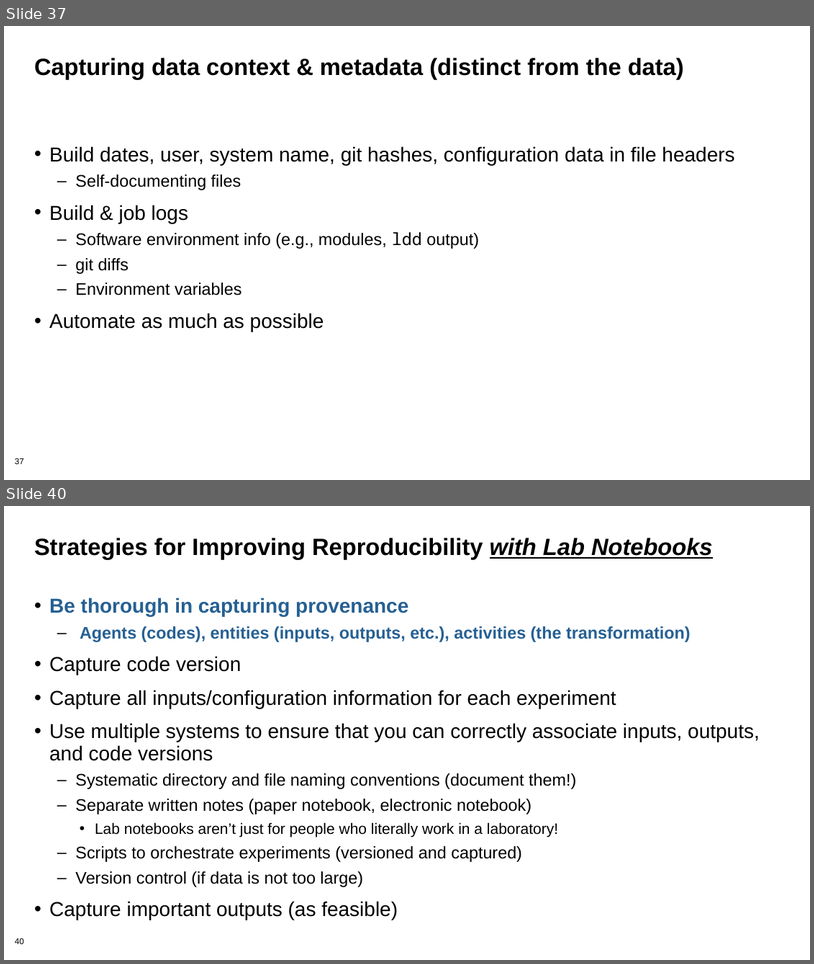
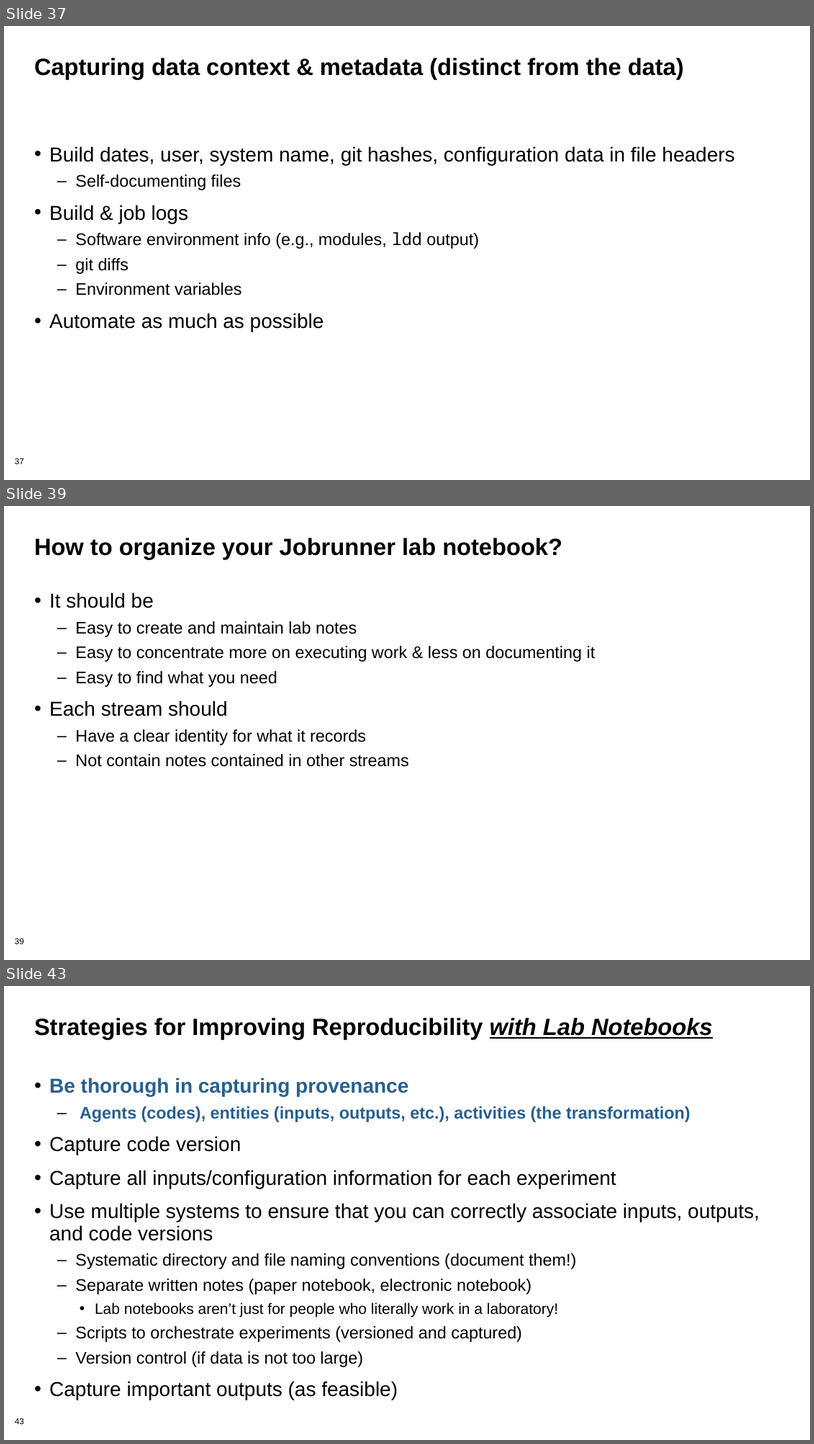
Before and after one commit to bssw-tutorial/presentations, a slide deck: repro-notebooks.pptx. Shown one above the other, each under a label of ours: slides 37 and 40 before the commit, slides 37, 39 and 43 after it; the slides between them are not shown. The pictures are 814x964 and 814x1444 pixels, drawn with LibreOffice and Linux fonts; fonts in the diff are those of the drawing. Boxes give left, top, right and bottom in pixels: in the first picture for what was removed or moved away, otherwise in the second. Text is boxed around its words. In the diff, an @@ line names an element or a change of style, - is before the commit and + after.

```diff
--- a/repro-notebooks.pptx
+++ b/repro-notebooks.pptx
@@ slide 39 added at box(4, 506, 810, 960), background #FFFFFF; not listed: 1 template element that a slide beside it also shows @@
@@ title added at box(34, 538, 563, 559), 28 pt, text #000000, bold @@
+How to organize your Jobrunner lab notebook?
@@ text added at box(49, 592, 596, 767), 20 pt, text #000000 @@
+• It should be
+  – Easy to create and maintain lab notes
+  – Easy to concentrate more on executing work & less on documenting it
+  – Easy to find what you need
+• Each stream should
+  – Have a clear identity for what it records
+  – Not contain notes contained in other streams
@@ what was slide 40 is now slide 43 @@
@@ page number at box(15, 1418, 24, 1424): text changed @@
-40
+43
```
Also in this commit, not shown: 7 slides changed, 2 other slides added, 1 other file.
